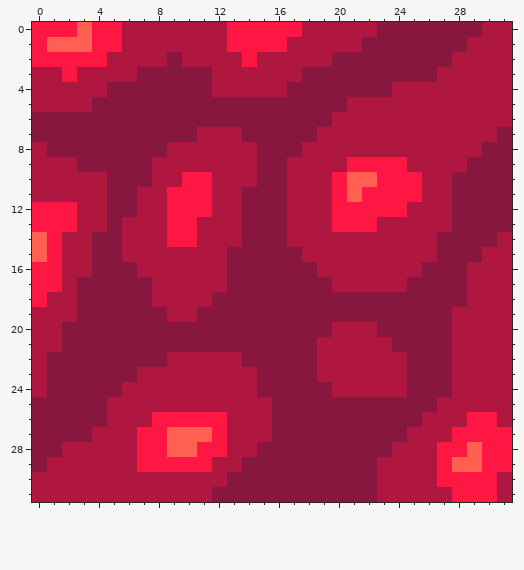
Pixel-art sprite, stored at sprites/blocks/environment/flesh-floor2.png. This is how it looked before the edit.
The file is 32x32 pixels.
After:
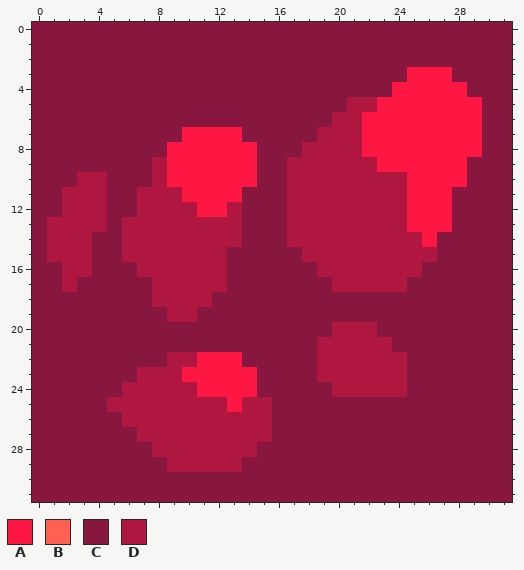
Palette (. is transparent): A #ff1744  B #ff6052  C #87173e  D #af1740
Changes in this commit:
Changed rows in their new state; - is an unchanged pixel.
first column x 0:
 0 CCCCCCCCCCCCCCCCCCCCCCC-------CC
 1 CCCCCCCCCCCCCCCCCCCCCC-------CCC
 2 CCCCCCCCC-CCCCCCCCCC--------CCCC
 3 CCCCCCC-----CCCCCC-------AAACCCC
 4 CCCCC-------CCCCC-------AAAAACCC
 5 CCCC-------------------AAAAAAACC
 6 ----------------------AAAAAAAACC
 7 ----------AAAA--------AAAAAAAAC-
 8 C--------AAAAAA-------AAAAAAAA--
 9 CCC------AAAAAA------DD--AAAA---
10 CCC------A--AAA-----DDDDD-AAA---
11 CC-------D--AA------DDDDD-AA----
12 CCD------DD-A-------DDDDDAAA----
13 CDD------DD---------DDD--AAA----
14 CD-------DD---------------A----C
15 CD----------------------------CC
16 CC---------------------------CCC
17 CC---------------------------CCC
18 CCC--------------------------CCC
19 CCC-------------------------CCCC
20 CC--------------------------CCCC
21 CC--------------------------CCCC
22 C----------AAA--------------CCCC
23 C---------AAAAA-------------CCCC
24 C----------AAAA-------------CCCC
25 -------------A-------------CCCCC
26 -----C--DDDDD-------------CCCCCC
27 ----CCCDDDDDD------------CCCCCCC
28 --CCCCCCDDDDD-----------CCCCCCCC
29 -CCCCCCCCDDD-----------CCCCCCCCC
30 CCCCCCCCCCCCC----------CCCCCCCCC
31 CCCCCCCCCCCC-----------CCCCCCCCC
Boxes around the changes in both pictures, in picture pixels (x1, y1, x2, y2):
changed: (32, 22, 512, 502)
